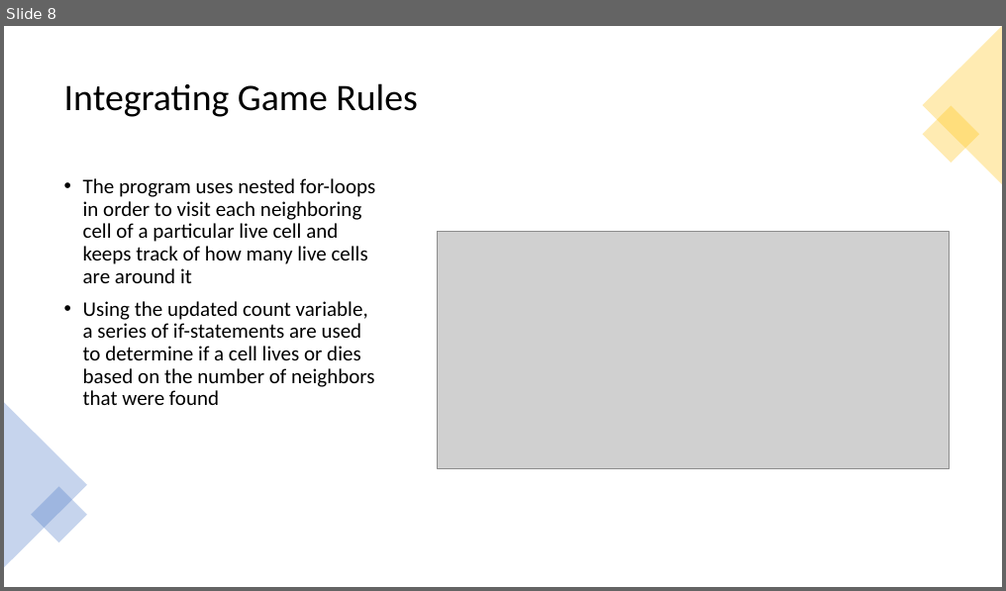
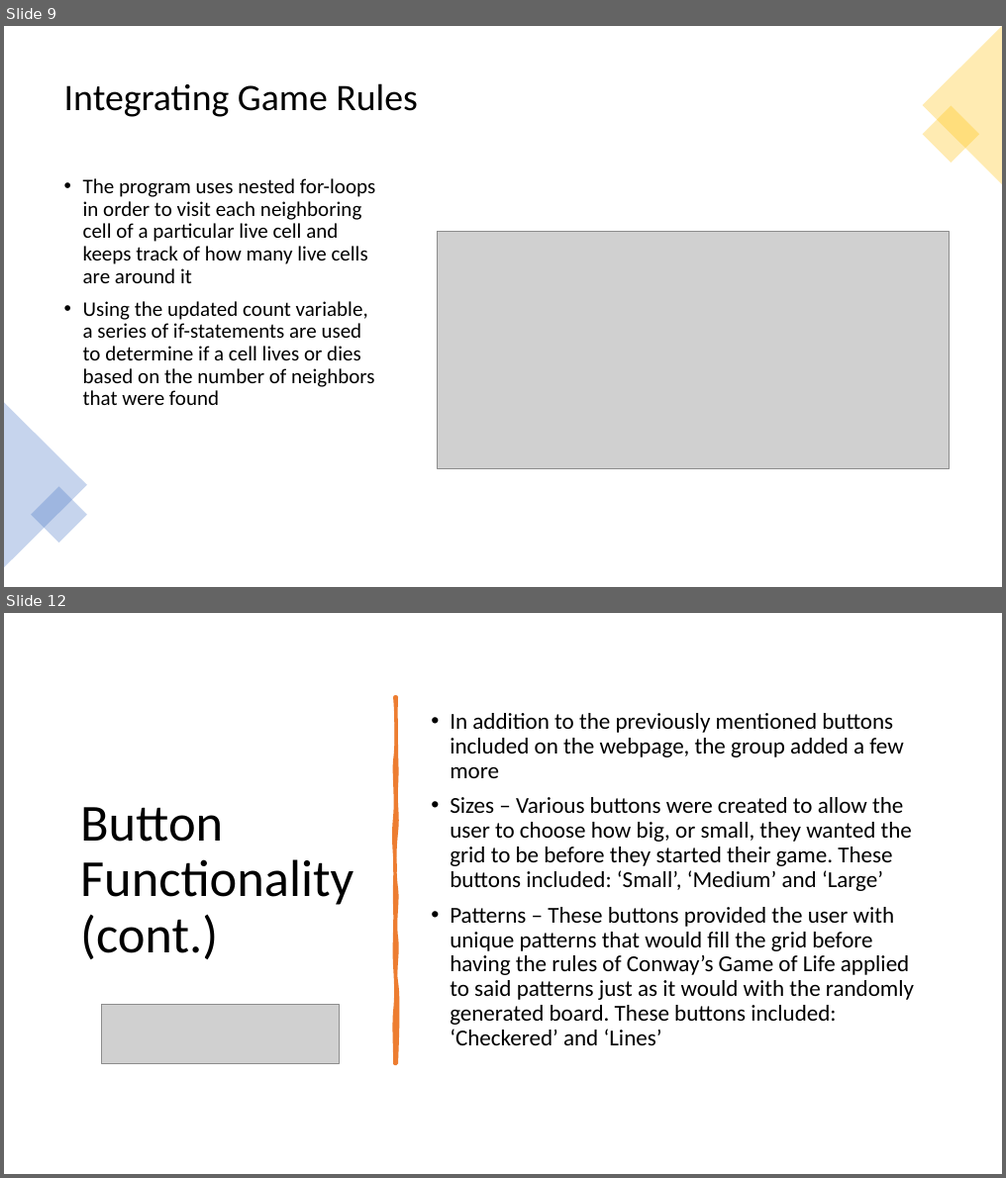
Before and after one commit to WebProgrammingTeam3/Project3, a slide deck: Project3.pptx. Shown one above the other, each under a label of ours: slide 8 before the commit, slides 9 and 12 after it; the slides between them are not shown. The pictures are 1006x591 and 1006x1178 pixels, drawn with LibreOffice and Linux fonts; fonts in the diff are those of the drawing; grey boxes stand for pictures. Boxes give left, top, right and bottom in pixels: in the first picture for what was removed or moved away, otherwise in the second. Text is boxed around its words. In the diff, an @@ line names an element or a change of style, - is before the commit and + after.

```diff
--- a/Project3.pptx
+++ b/Project3.pptx
@@ slide 12 added at (4, 613, 1002, 1174), background #FFFFFF @@
@@ freeform shape added at (395, 697, 396, 1063), fill #ED7D31, outline #ED7D31 3.25 pt @@
@@ text added at (450, 713, 914, 1046), 22 pt, text #000000 @@
+• In addition to the previously mentioned buttons included on the webpage, the group added a few more
+• Sizes – Various buttons were created to allow the user to choose how big, or small, they wanted the grid to be before they started their game. These buttons included: ‘Small’, ‘Medium’ and ‘Large’
+• Patterns – These buttons provided the user with unique patterns that would fill the grid before having the rules of Conway’s Game of Life applied to said patterns just as it would with the randomly generated board. These buttons included: ‘Checkered’ and ‘Lines’
@@ title added at (80, 807, 353, 959), 50 pt, text #000000 @@
+Button Functionality (cont.)
@@ picture added at (102, 1004, 340, 1063) @@
@@ what was slide 8 is now slide 9 @@
```
Also in this commit, not shown: 4 slides changed, 4 other slides added, 2 slides removed.
